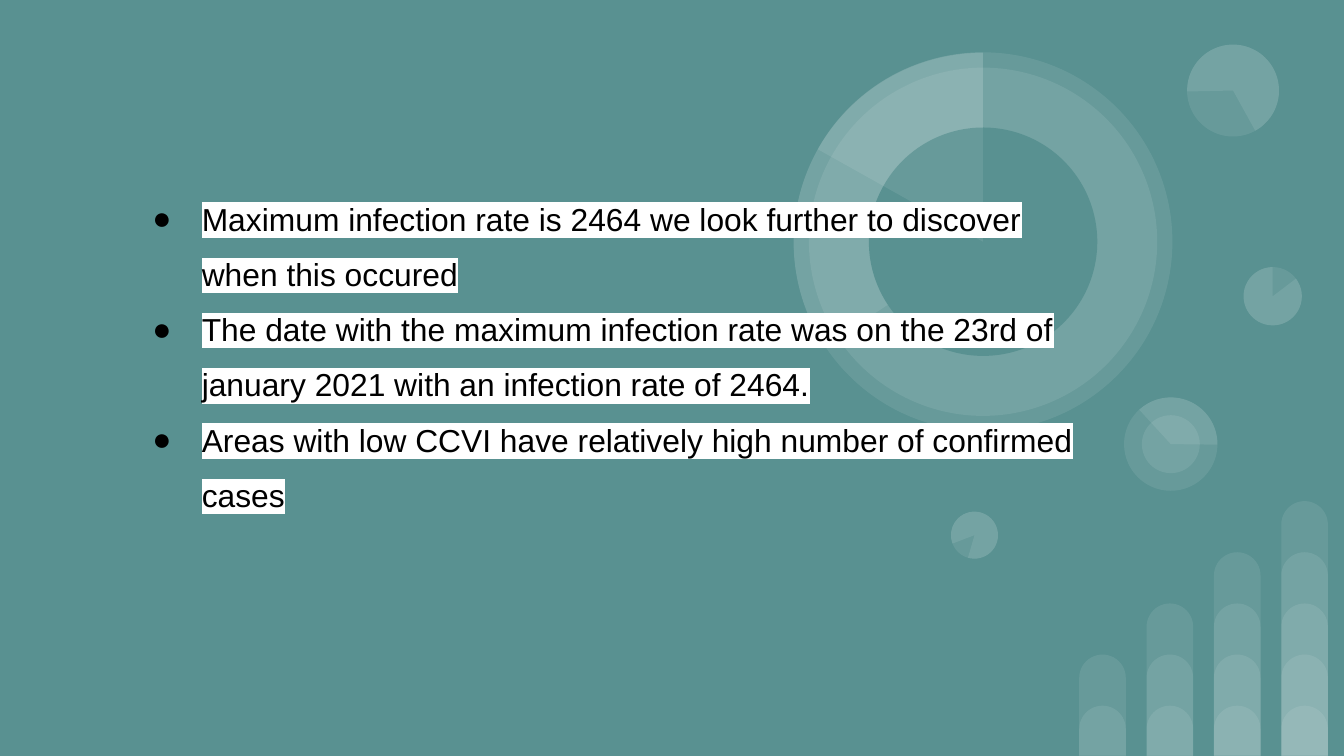
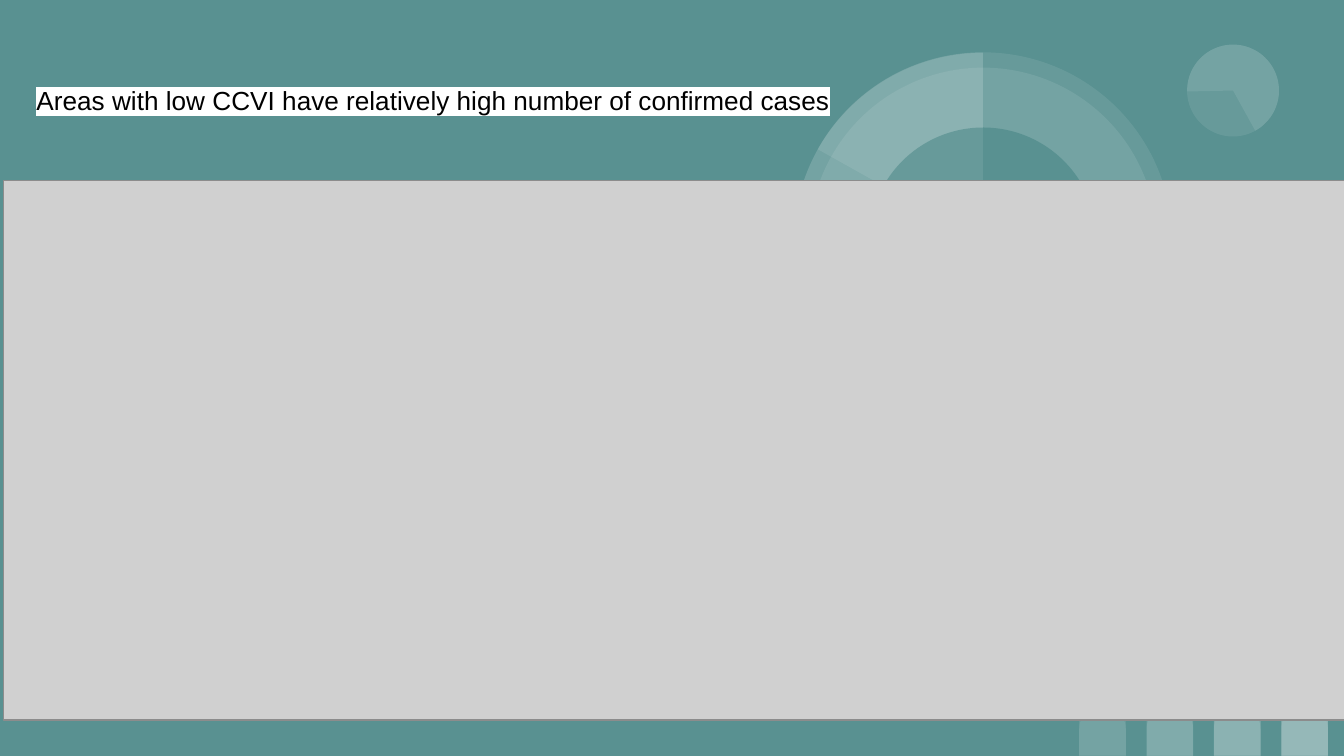
Before and after one commit to Adeleye-Emmanuel/covid19_data_analysis, a slide deck: slide 24 of Covid-19 Executive_Summary.pptx. Drawn at 1344x756 pixels with LibreOffice and Linux fonts; fonts in the diff are those of the drawing; grey boxes stand for pictures. Boxes give left, top, right and bottom in pixels: in the first picture for what was removed or moved away, otherwise in the second. Text is boxed around its words. In the diff, an @@ line names an element or a change of style, - is before the commit and + after.

```diff
--- a/Covid-19 Executive_Summary.pptx
+++ b/Covid-19 Executive_Summary.pptx
@@ subtitle "Areas with low CCVI have ...": place and size @@
-subtitle "Areas with low CCVI have ..." at bbox=[202, 208, 1071, 508]
+subtitle "Areas with low CCVI have ..." at bbox=[36, 91, 829, 116]
@@ subtitle "Areas with low CCVI have ..." at bbox=[36, 91, 829, 116]: size 17 to 14 pt; bullet ● to none @@
@@ picture added at bbox=[4, 180, 1344, 719] @@
@@ subtitle at bbox=[202, 208, 1053, 402]: paragraphs removed @@
-● Maximum infection rate is 2464 we look further to discover when this occured
-● The date with the maximum infection rate was on the 23rd of january 2021 with an infection rate of 2464.
@@ group removed at bbox=[946, 267, 1301, 565]: 4 ellipses, 3 pie slice (boxed as its full ellipse)s @@
```
Also in this commit, not shown: 9 other slides changed, 6 slides added, 6 slides removed, 1 other file.
